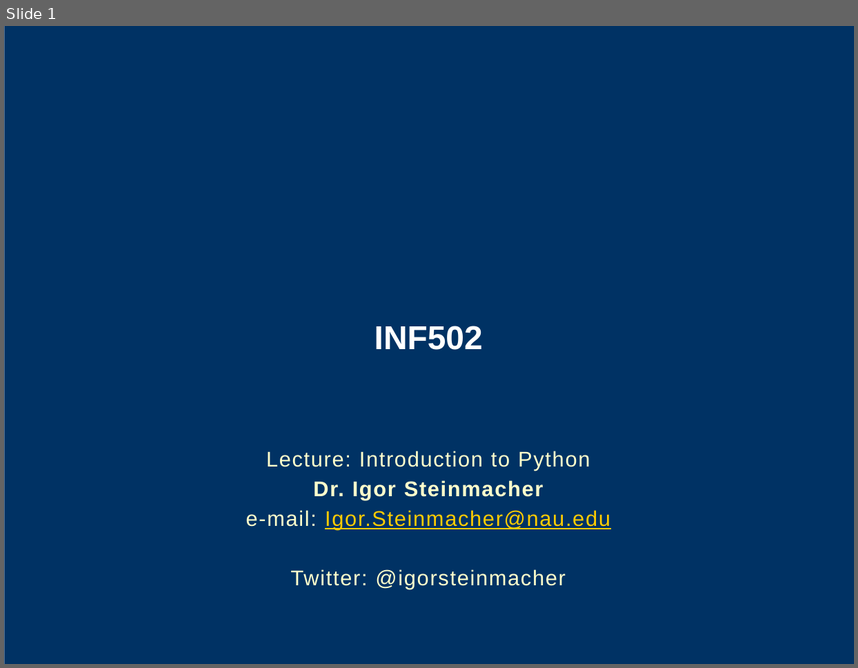
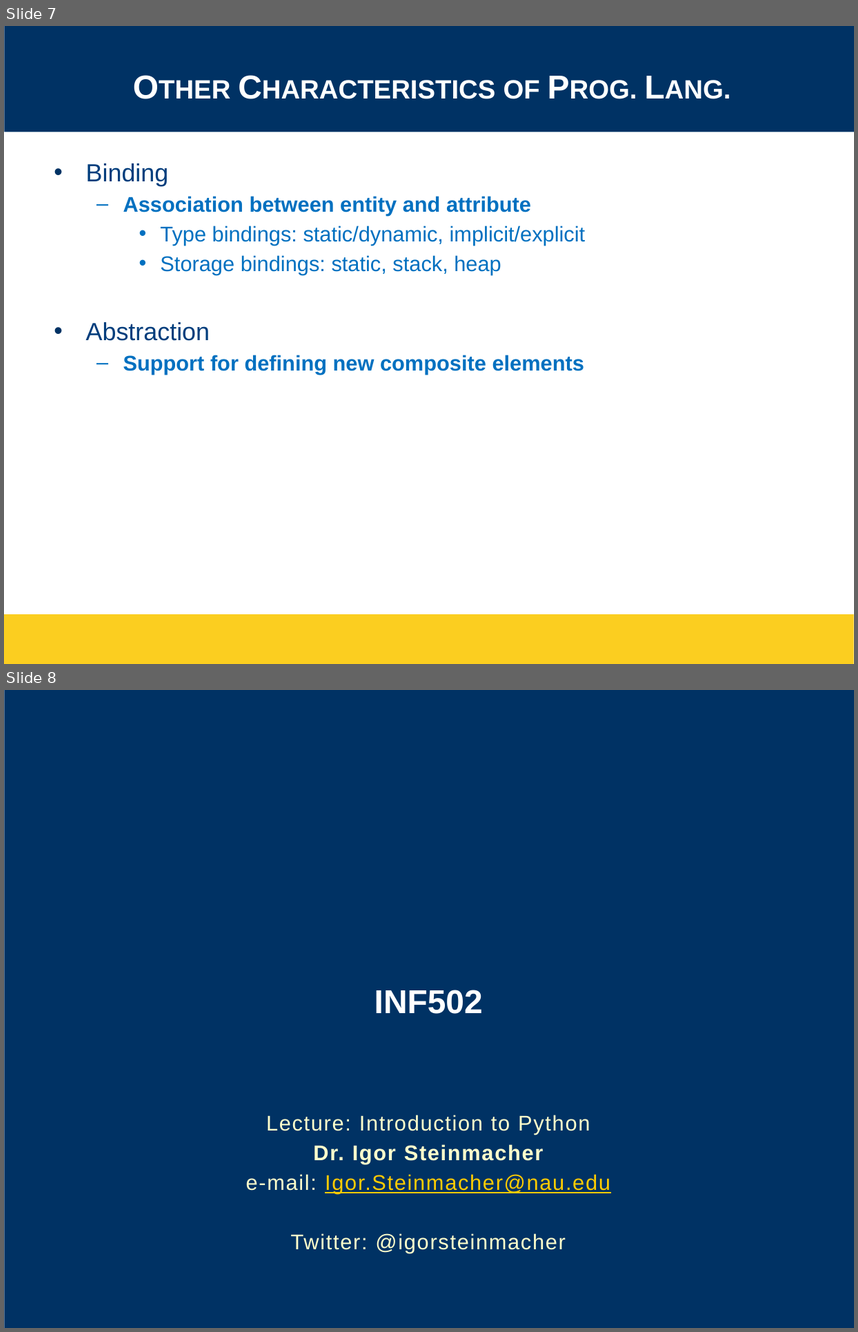
Before and after one commit to igorsteinmacher/INF502-Fall2020, a slide deck: slides/Python_ready_set_go.pptx. Shown one above the other, each under a label of ours: slide 1 before the commit, slides 7 and 8 after it. The pictures are 858x668 and 858x1332 pixels, drawn with LibreOffice and Linux fonts; fonts in the diff are those of the drawing; background and template pictures are left out. Boxes give left, top, right and bottom in pixels: in the first picture for what was removed or moved away, otherwise in the second. Text is boxed around its words. In the diff, an @@ line names an element or a change of style, - is before the commit and + after.

```diff
--- a/slides/Python_ready_set_go.pptx
+++ b/slides/Python_ready_set_go.pptx
@@ slide 7 added at box(4, 26, 854, 664), background #FFFFFF @@
@@ rectangle added at box(4, 26, 854, 132), fill #003264 @@
@@ title added at box(504, 80, 540, 99), 28 pt, text #FFFFFF, bold, small capitals @@
+Other Characteristics of Prog. Lang.
@@ rectangle added at box(4, 133, 854, 170), fill #FFFFFF @@
@@ text added at box(86, 163, 586, 374), 18 pt, text #0070C0 @@
+• Binding
+  – Association between entity and attribute
+    • Type bindings: static/dynamic, implicit/explicit
+    • Storage bindings: static, stack, heap
+• Abstraction
+  – Support for defining new composite elements
@@ rectangle added at box(4, 615, 854, 664), fill #FBCE20 @@
@@ what was slide 1 is now slide 8 @@
```
Also in this commit, not shown: 1 slide changed, 6 other slides added, 27 other files.
